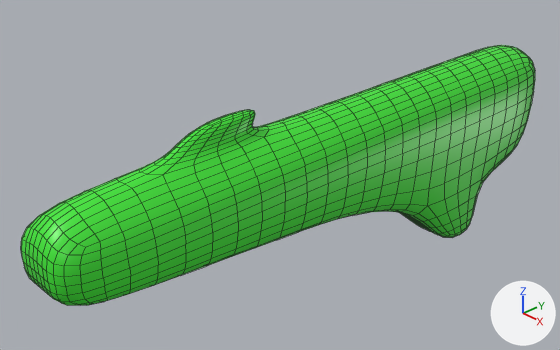
The Blender file assets/blender/shooter.blend, before and after one commit.
Camera for both pictures: a camera (50 mm lens) standing at (0.505, -0.561, 0.378) and looking at (-0.05, -0.038, 0.003). Lighting does not change. The marker at lower right points along +X, +Y and +Z. Mesh edges are drawn as thin lines.
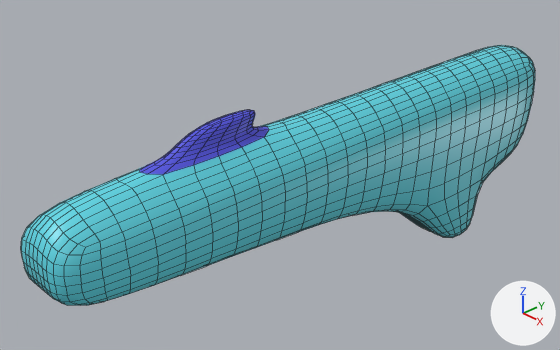
Where the change shows, as pixel boxes (x1, y1, x2, y2) in the pictures (560 x 350 px):
'Cube', recoloured (green to cyan)
    both: (21, 45, 535, 306)
part 1 of me_cube, recoloured (green to blue)
    both: (140, 110, 269, 175)

What the commit changed:
Material 'Material' (mat_material) changes colour from green #3ee734 to cyan #5fd8e7; in linear values from (0.0485, 0.8, 0.0343) to (0.114, 0.689, 0.8).
Material 'Material.001' (mat_material_001) is new.
Its base color is (0.0902, 0.0921, 0.8) (blue #5556e7).
me_cube has 90 vertices, 88 faces and spans x -0.043..0.043, y -0.349..0.349, z -0.159..0.119.
me_cube is used by ob_cube; location (0.0, 0.0, 0.0).
me_cube part 1: all 9 faces centred in x -0.011..0.011, y -0.224..-0.112, z 0.098..0.119 switch from mat_material (green #3ee734) to mat_material_001 (blue #5556e7).
